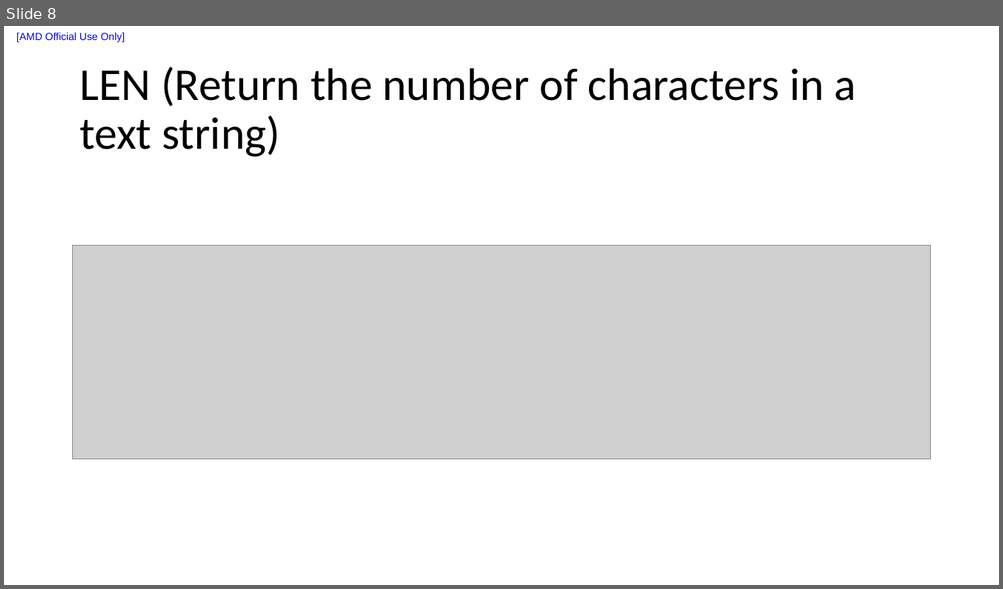
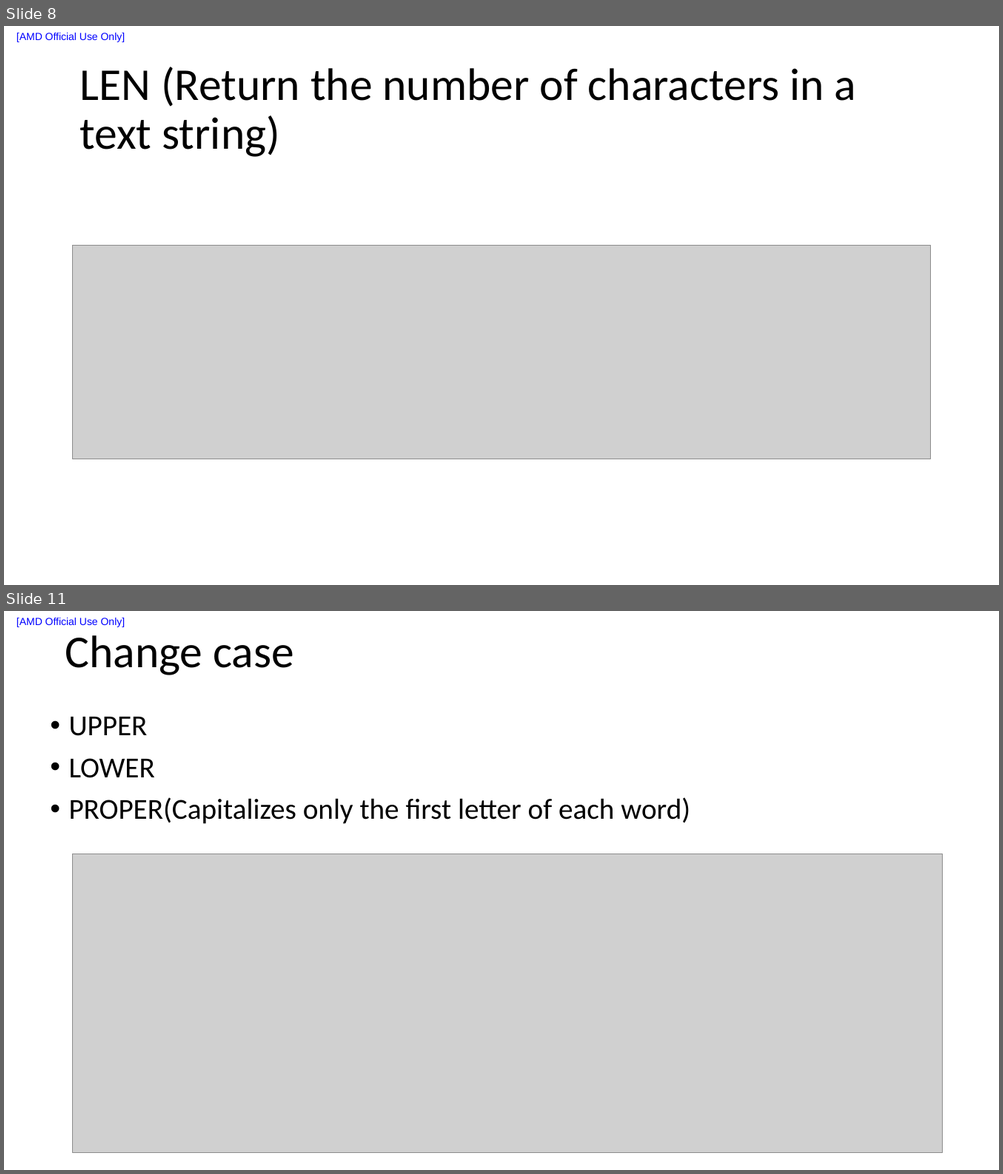
Before and after one commit to liuxu-github-ui/Excel, a slide deck: ExcelFundamentalsfordataanalysis.pptx. Shown one above the other, each under a label of ours: slide 8 before the commit, slides 8 and 11 after it; the slides between them are not shown. The pictures are 1003x589 and 1003x1174 pixels, drawn with LibreOffice and Linux fonts; fonts in the diff are those of the drawing; grey boxes stand for pictures. Boxes give left, top, right and bottom in pixels: in the first picture for what was removed or moved away, otherwise in the second. Text is boxed around its words. In the diff, an @@ line names an element or a change of style, - is before the commit and + after.

```diff
--- a/ExcelFundamentalsfordataanalysis.pptx
+++ b/ExcelFundamentalsfordataanalysis.pptx
@@ slide 11 added at [4,611,999,1170], background #FFFFFF; not listed: 1 template element that a slide beside it also shows @@
@@ title added at [65,635,294,675], 44 pt, text #000000 @@
+Change case
@@ text added at [69,717,690,824], 28 pt, text #000000 @@
+• UPPER
+• LOWER
+• PROPER(Capitalizes only the first letter of each word)
@@ picture added at [73,854,942,1153] @@
```
Also in this commit, not shown: 1 slide changed, 11 other slides added, 10 other files.
